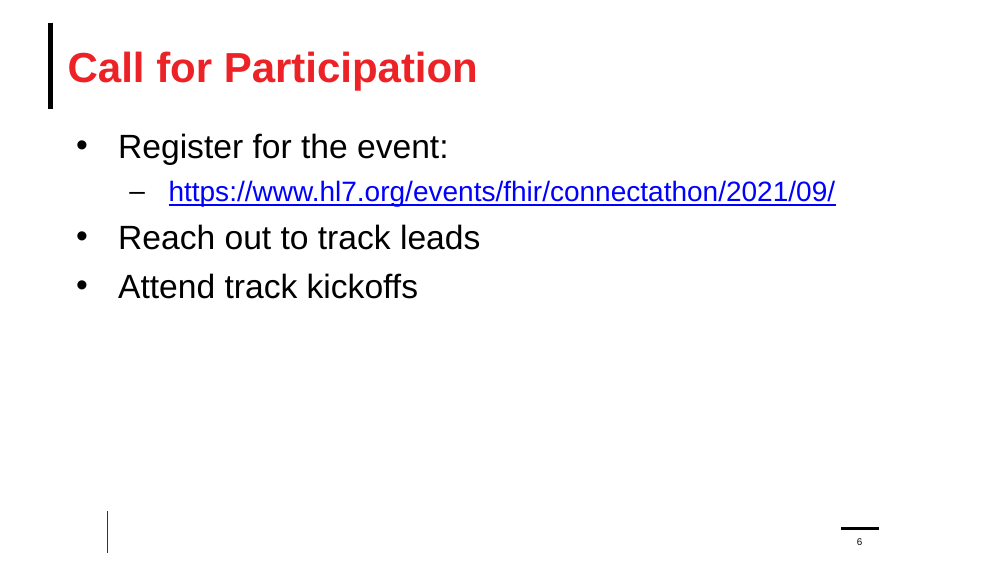
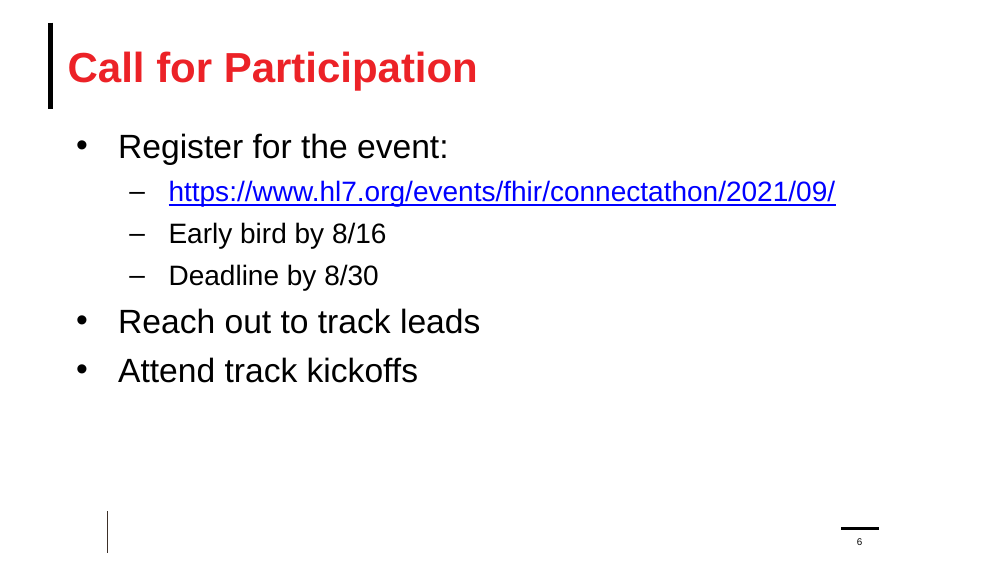
Before and after one commit to cqframework/CQL-Formatting-and-Usage-Wiki, a slide deck: slide 6 of Source/Cooking With CQL/56/Clinical Reasoning 28 Track Preview.pptx. Drawn at 1008x567 pixels with LibreOffice and Linux fonts; fonts in the diff are those of the drawing; background and template pictures are left out. Boxes give left, top, right and bottom in pixels: in the first picture for what was removed or moved away, otherwise in the second. Text is boxed around its words. In the diff, an @@ line names an element or a change of style, - is before the commit and + after.

```diff
--- a/Source/Cooking With CQL/56/Clinical Reasoning 28 Track Preview.pptx
+++ b/Source/Cooking With CQL/56/Clinical Reasoning 28 Track Preview.pptx
@@ text at [169, 222, 387, 291]: paragraphs added @@
+  – Early bird by 8/16
+  – Deadline by 8/30
```
Also in this commit, not shown: 1 other slide changed, 1 other file.
